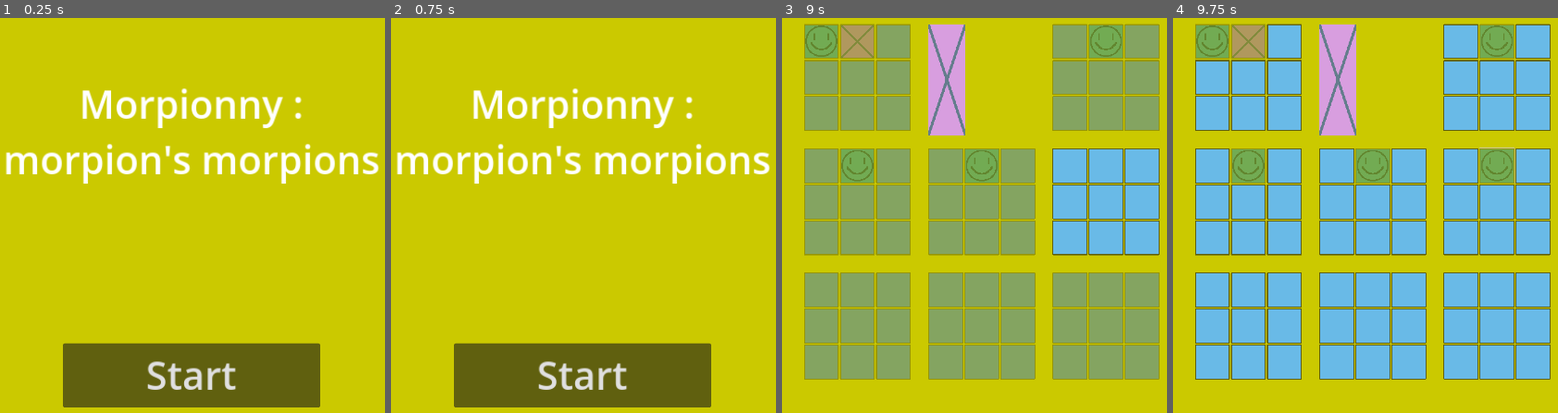
Above: before the commit, frames 1-4 (left to right).
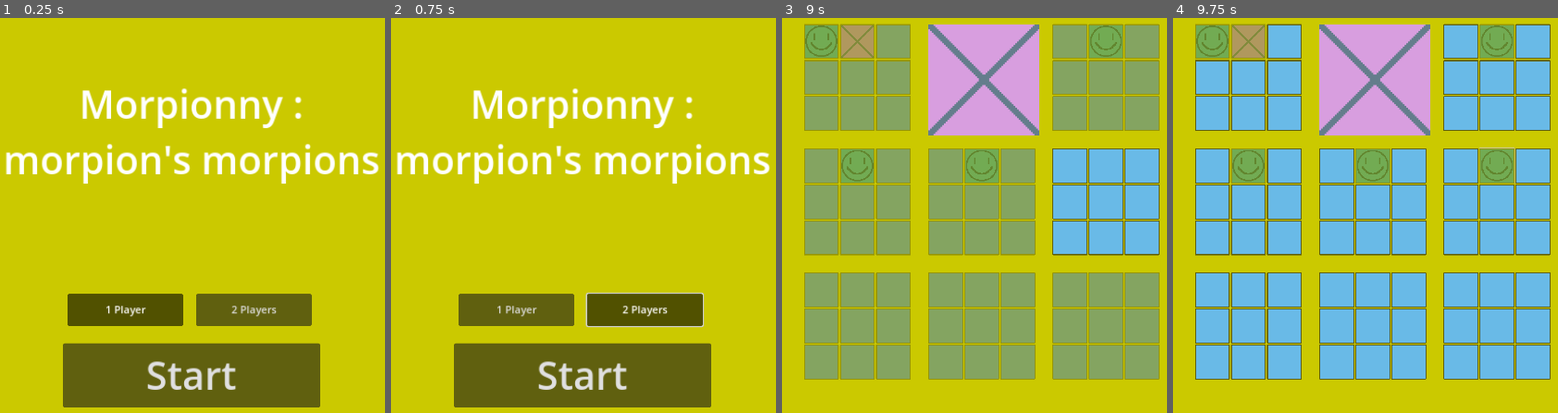
Above: after the commit, the same moments.

Repository: Flocondeglace/Morpiony
Game: Godot game, scene res://Scene/main.tscn
The game is run twice, just before and just after one commit, with the same random seed, the same clock (stepped at 60 frames per second) and the same inputs.
Inputs (mouse positions are in pixels of both pictures, inside the frame that each line leads up to):
- Up to frame 1 (0.25 s): no input
- Up to frame 2 (0.75 s): click (645, 310) at 0.5 s, where only the run after the commit has a clickable "2 Players"
- Up to frame 3 (9 s): click "Start" at 1.25 s; click (820, 41) at 2.02 s; click (859, 41) at 2.77 s; click (982, 41) at 3.52 s; click (1016, 41) at 4.27 s; click (1105, 41) at 5.02 s; click (947, 77) at 5.77 s; click (859, 164) at 6.52 s; click (982, 77) at 7.27 s; click (982, 164) at 8.02 s; click (1016, 77) at 8.77 s
- Up to frame 4 (9.75 s): click (1496, 164) at 9.52 s

The runs differ from the first frame. In frame 1, 4.9% of the frame differs, in the area x 17-82%, y 69-78%; in frame 2, 5.2%; in frame 3, 6.2%, in the area x 38-67%, y 1-30%; in frame 4, 6.2%.

Commit message:
rep finish minimorp

Diff:
--- /dev/null
+++ b/GroupButton/group_button_player.tres
@@ -0,0 +1,3 @@
+[gd_resource type="ButtonGroup" format=3 uid="uid://bpxcqukfdv4mf"]
+
+[resource]
--- a/HUD.gd
+++ /dev/null
@@ -1,18 +0,0 @@
-extends CanvasLayer
-
-signal start_game
-
-func _ready():
-	$WinnerLabel.hide()
-
-func _on_start_button_pressed():
-	$StartButton.hide()
-	$TitleLabel.hide()
-	$WinnerLabel.hide()
-	start_game.emit()
-
-func end_of_game(num_player):
-	$StartButton.text = "Restart"
-	$StartButton.show()
-	$WinnerLabel.text = "player " + str(num_player) + " won"
-	$WinnerLabel.show()
--- a/Scene/case.tscn
+++ b/Scene/case.tscn
@@ -1,6 +1,6 @@
 [gd_scene load_steps=2 format=3 uid="uid://bk5m7w0bvoig3"]
 
-[ext_resource type="Script" path="res://Case.gd" id="1_mooev"]
+[ext_resource type="Script" path="res://Script/Case.gd" id="1_mooev"]
 
 [node name="Case" type="Button"]
 custom_minimum_size = Vector2(2, 2)
--- a/Scene/hud.tscn
+++ b/Scene/hud.tscn
@@ -1,6 +1,7 @@
-[gd_scene load_steps=5 format=3 uid="uid://bbhpcwomc8kr6"]
+[gd_scene load_steps=6 format=3 uid="uid://bbhpcwomc8kr6"]
 
-[ext_resource type="Script" path="res://HUD.gd" id="1_olm6t"]
+[ext_resource type="Script" path="res://Script/HUD.gd" id="1_u1efe"]
+[ext_resource type="ButtonGroup" uid="uid://bpxcqukfdv4mf" path="res://GroupButton/group_button_player.tres" id="2_haoto"]
 
 [sub_resource type="FontVariation" id="FontVariation_kxhex"]
 
@@ -11,7 +12,7 @@
 font_size = 60
 
 [node name="HUD" type="CanvasLayer"]
-script = ExtResource("1_olm6t")
+script = ExtResource("1_u1efe")
 
 [node name="StartButton" type="Button" parent="."]
 anchors_preset = 7
@@ -55,4 +56,23 @@
 horizontal_alignment = 1
 vertical_alignment = 1
 
+[node name="Player1" type="Button" parent="."]
+offset_left = 383.0
+offset_top = 451.0
+offset_right = 563.0
+offset_bottom = 501.0
+toggle_mode = true
+button_pressed = true
+button_group = ExtResource("2_haoto")
+text = "1 Player"
+
+[node name="Player2" type="Button" parent="."]
+offset_left = 583.0
+offset_top = 451.0
+offset_right = 763.0
+offset_bottom = 501.0
+toggle_mode = true
+button_group = ExtResource("2_haoto")
+text = "2 Players"
+
 [connection signal="pressed" from="StartButton" to="." method="_on_start_button_pressed"]
--- a/Scene/main.gd
+++ b/Scene/main.gd
@@ -1,15 +1,17 @@
 extends Node
 
 var minimorp_temp = preload("res://Scene/mini_morpion.tscn")
+var humanPlayer
 var player_turn = 1
 var morp = []
 
 func _ready():
 	pass
 
-func new_game():
+func new_game(nbPlayer):
 	#Positionnement
 	morp = []
+	humanPlayer = nbPlayer
 	player_turn = 1
 	var compteur = 0
 	for i in range (0,3):
--- a/Scene/mini_morpion.gd
+++ b/Scene/mini_morpion.gd
@@ -45,19 +45,15 @@
 	var icon_winner = get_child(0).case[win]
 	for ch in get_children():
 		remove_child(ch)
+
 	var big_case = TextureRect.new()
 	push_warning(win)
 	big_case.set_texture(icon_winner)
-	#big_case.set_scale(Vector2(3,3))
-
-	#big_case.size_flags_horizontal = Control.SIZE_FILL
-	#big_case.stretch_mode=1
+	columns = 1
 	add_child(big_case)
-	#get_child(0).set_size(Vector2(get_parent().get_size()))
 	get_child(0).size_flags_horizontal = Control.SIZE_EXPAND_FILL
 	get_child(0).size_flags_vertical = Control.SIZE_EXPAND_FILL
-	#get_child(0).size_flags_stretch_ratio = 100
-	#fit_child_in_rect(get_child(0),get_rect())
+
 
 func check_winner():
 	for i in range (1,3):
--- /dev/null
+++ b/Script/HUD.gd
@@ -0,0 +1,25 @@
+extends CanvasLayer
+
+signal start_game
+
+func _ready():
+	$WinnerLabel.hide()
+
+func _on_start_button_pressed():
+	$StartButton.hide()
+	$TitleLabel.hide()
+	$WinnerLabel.hide()
+	$Player1.hide()
+	$Player2.hide()
+	if ($Player1.button_pressed):
+		start_game.emit(1)
+	else :
+		start_game.emit(0)
+
+func end_of_game(num_player):
+	$StartButton.text = "Restart"
+	$StartButton.show()
+	$Player1.show()
+	$Player2.show()
+	$WinnerLabel.text = "player " + str(num_player) + " won"
+	$WinnerLabel.show()
Not shown, added: Builds/Web/Morpiony.apple-touch-icon.png.import
Not shown, added: Builds/Web/Morpiony.icon.png.import
Not shown, added: Builds/Web/Morpiony.png.import
Renamed: Case.gd -> Script/Case.gd
Not shown, changed: export_presets.cfg
Not shown, changed: Builds/Morpiony.pck
Not shown, added: Builds/Web/Morpiony.apple-touch-icon.png
Not shown, added: Builds/Web/Morpiony.audio.worklet.js
Not shown, added: Builds/Web/Morpiony.html
Not shown, added: Builds/Web/Morpiony.icon.png
Not shown, added: Builds/Web/Morpiony.js
Not shown, added: Builds/Web/Morpiony.pck
(and 6 more such lines)
